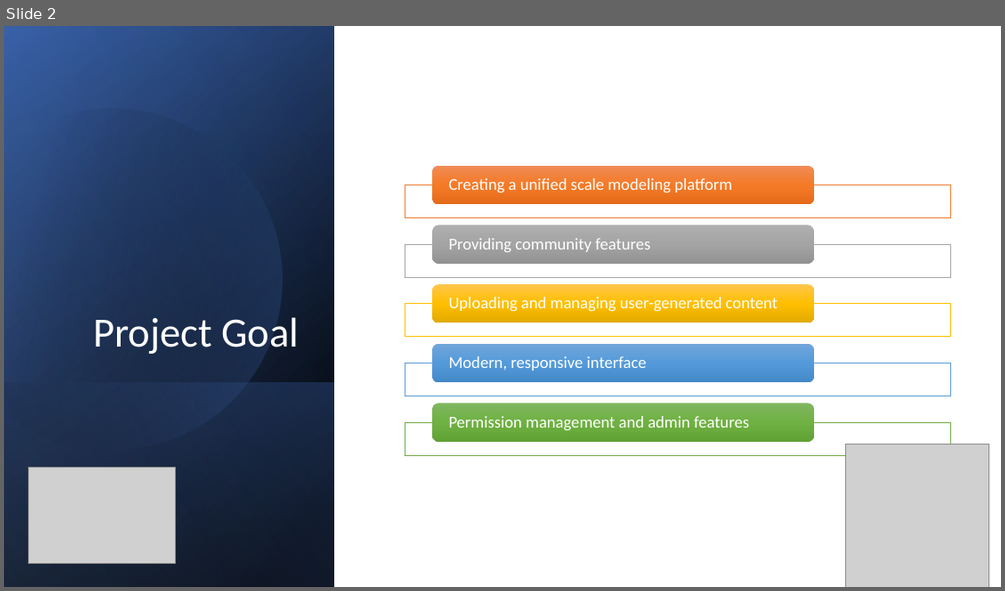
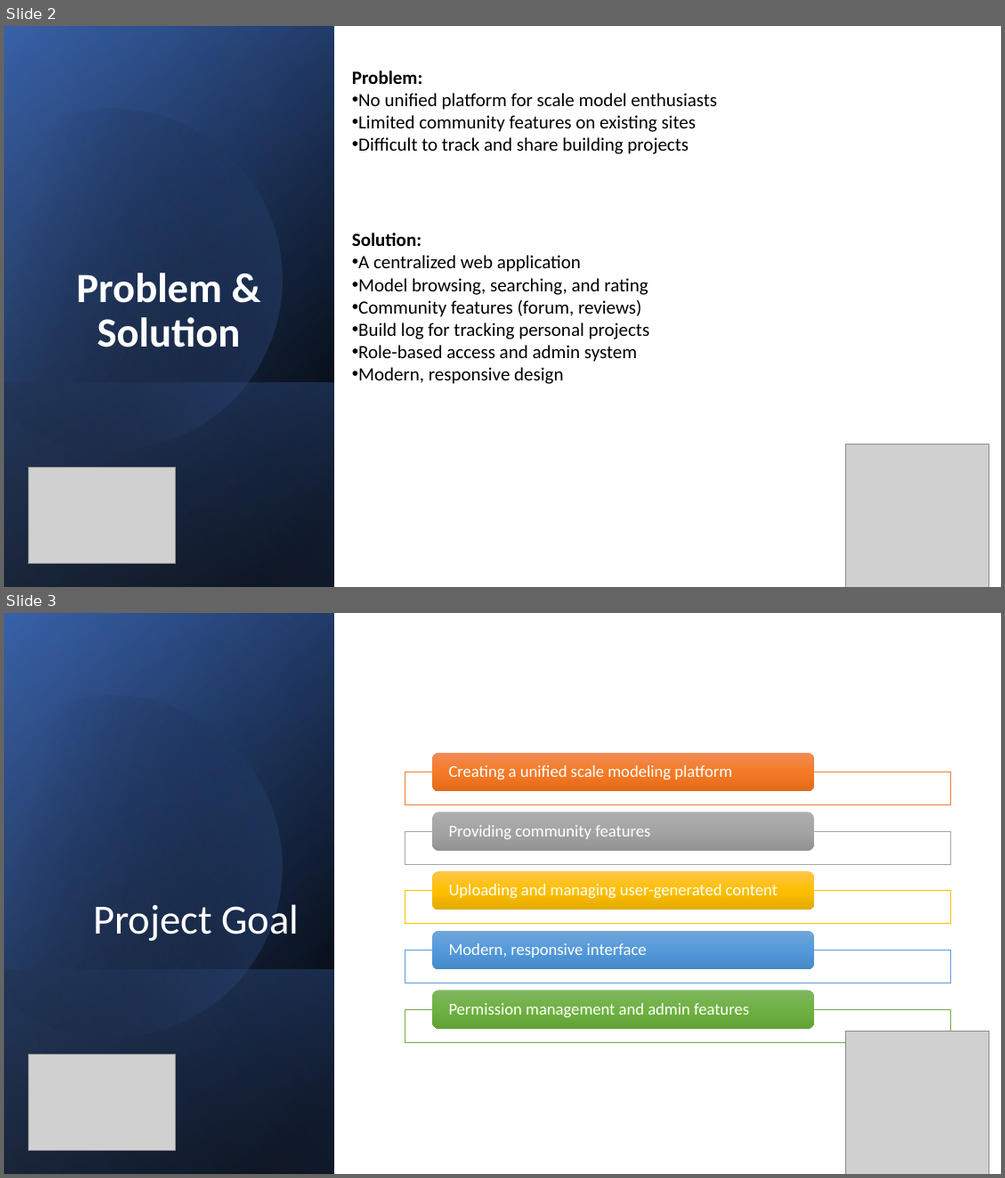
Before and after one commit to ClausPatrik/Makettoldal, a slide deck: MakettMester.pptx. Shown one above the other, each under a label of ours: slide 2 before the commit, slides 2 and 3 after it. The pictures are 1005x591 and 1005x1178 pixels, drawn with LibreOffice and Linux fonts; fonts in the diff are those of the drawing; grey boxes stand for pictures. Boxes give left, top, right and bottom in pixels: in the first picture for what was removed or moved away, otherwise in the second. Text is boxed around its words. In the diff, an @@ line names an element or a change of style, - is before the commit and + after.

```diff
--- a/MakettMester.pptx
+++ b/MakettMester.pptx
@@ slide 2 added at (x1=4, y1=26, x2=1001, y2=587), background #FFFFFF @@
@@ rectangle added at (x1=4, y1=26, x2=334, y2=587), fill gradient #000000 to #2F5597 @@
@@ rectangle added at (x1=4, y1=27, x2=334, y2=587), fill gradient #000000 to #4472C4 @@
@@ rectangle added at (x1=4, y1=26, x2=334, y2=587), fill gradient #000000 to #8FAADC @@
@@ freeform shape added at (x1=4, y1=68, x2=324, y2=484), fill gradient #000000 to #4472C4 @@
@@ text added at (x1=352, y1=70, x2=717, y2=154), 18 pt, text #000000 @@
+Problem:
+• No unified platform for scale model enthusiasts
+• Limited community features on existing sites
+• Difficult to track and share building projects
@@ text added at (x1=352, y1=232, x2=650, y2=384), 18 pt, text #000000 @@
+Solution:
+• A centralized web application
+• Model browsing, searching, and rating
+• Community features (forum, reviews)
+• Build log for tracking personal projects
+• Role-based access and admin system
+• Modern, responsive design
@@ title added at (x1=76, y1=273, x2=241, y2=347), 40 pt, text #FFFFFF, bold @@
+Problem & Solution
@@ rectangle added at (x1=4, y1=382, x2=334, y2=587), fill gradient #4472C4 to #000000 @@
@@ picture added at (x1=845, y1=444, x2=988, y2=587) @@
@@ picture added at (x1=28, y1=467, x2=175, y2=564) @@
@@ what was slide 2 is now slide 3 @@
```
Also in this commit, not shown: 2 slides changed.
